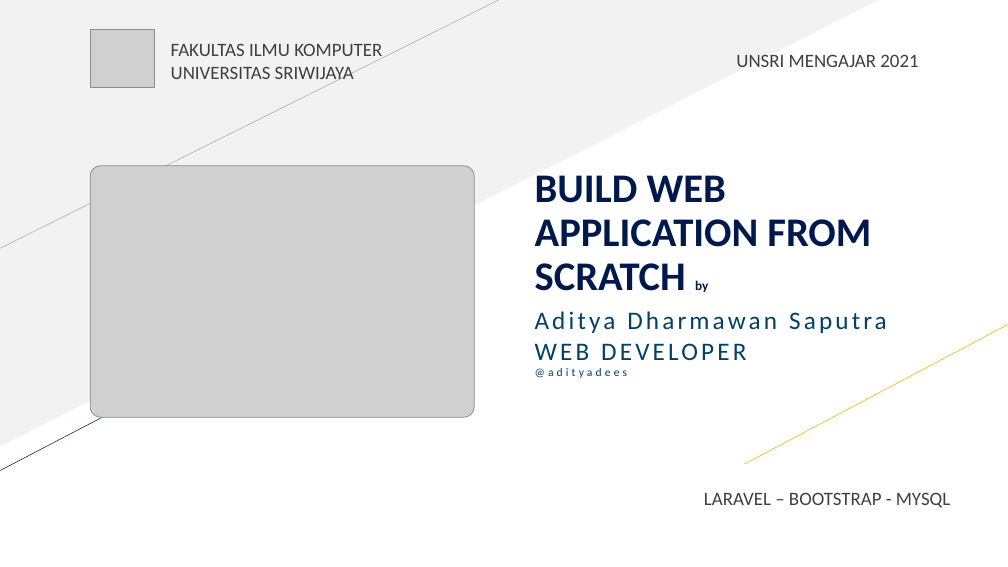
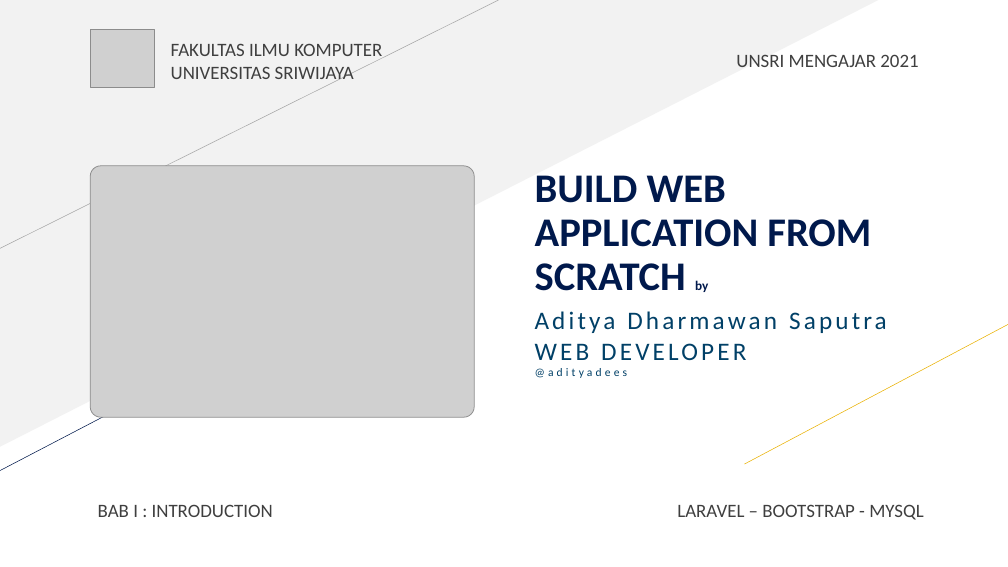
Before and after one commit to adityadees/Unsri-Mengajar-Laravel, a slide deck: slide 1 of Slide 1 - Introduction.pptx. Drawn at 1008x567 pixels with LibreOffice and Linux fonts; fonts in the diff are those of the drawing; grey boxes stand for pictures. Boxes give left, top, right and bottom in pixels: in the first picture for what was removed or moved away, otherwise in the second. Text is boxed around its words. In the diff, an @@ line names an element or a change of style, - is before the commit and + after.

```diff
--- a/Slide 1 - Introduction.pptx
+++ b/Slide 1 - Introduction.pptx
@@ text added at (98, 504, 273, 517), 18 pt, text #3F3F3F @@
+BAB I : INTRODUCTION
@@ text "LARAVEL – BOOTSTRAP - MYSQL": place and size @@
-text "LARAVEL – BOOTSTRAP - MYSQL" at (704, 492, 951, 508)
+text "LARAVEL – BOOTSTRAP - MYSQL" at (677, 504, 924, 520)
```
Also in this commit, not shown: 3 other slides changed.
